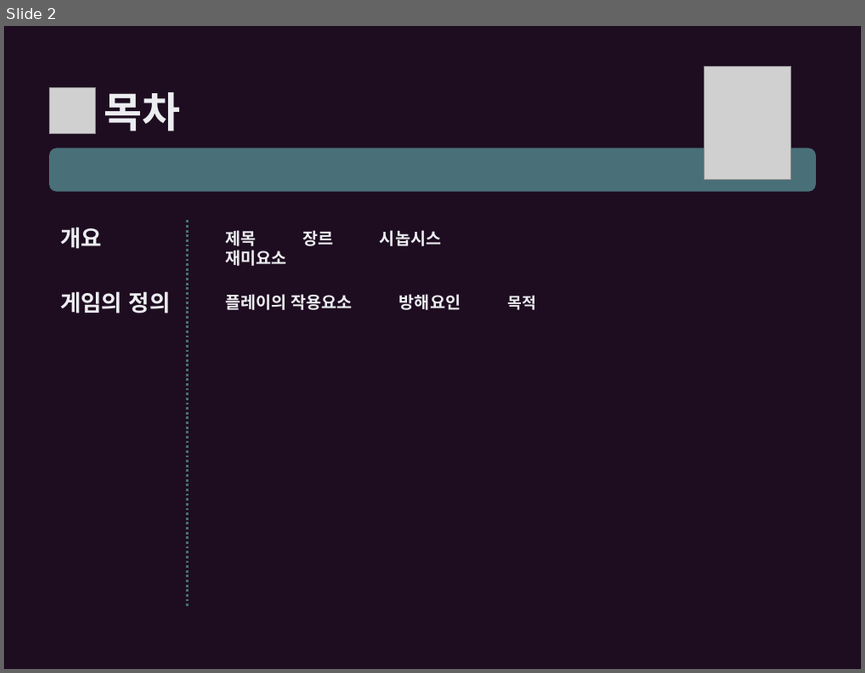
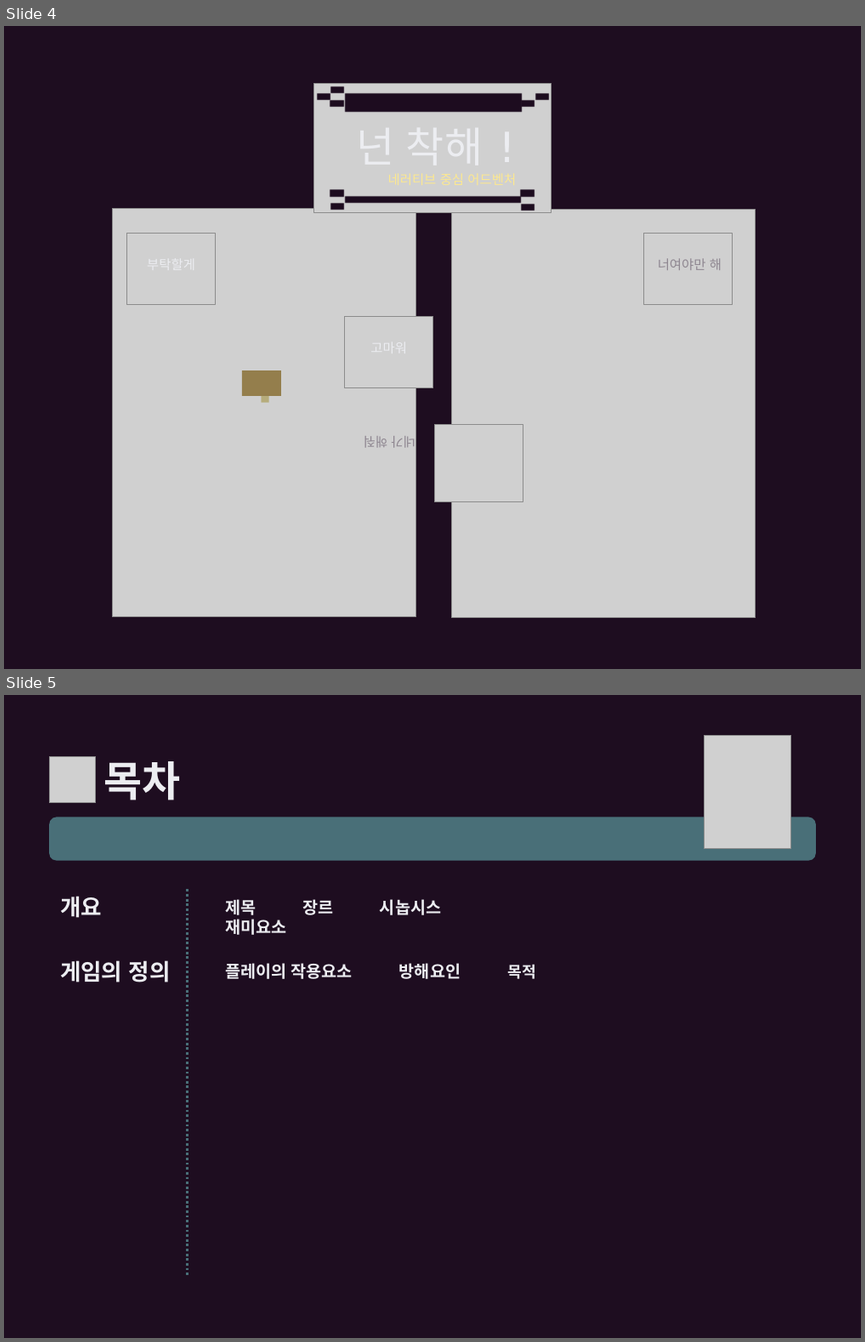
Before and after one commit to ysooj/Gihoek, a slide deck: reference_copying.pptx. Shown one above the other, each under a label of ours: slide 2 before the commit, slides 4 and 5 after it. The pictures are 865x673 and 865x1342 pixels, drawn with LibreOffice and Linux fonts; fonts in the diff are those of the drawing; grey boxes stand for pictures. Boxes give left, top, right and bottom in pixels: in the first picture for what was removed or moved away, otherwise in the second. Text is boxed around its words. In the diff, an @@ line names an element or a change of style, - is before the commit and + after.

```diff
--- a/reference_copying.pptx
+++ b/reference_copying.pptx
@@ slide 4 added at <box>4,26,861,669</box>, background #1E0D20 @@
@@ picture added at <box>314,84,551,213</box> @@
@@ rectangle added at <box>316,93,330,101</box>, fill #1E0D20 @@
@@ rectangle added at <box>330,100,344,108</box>, fill #1E0D20 @@
@@ rectangle added at <box>330,86,345,94</box>, fill #1E0D20 @@
@@ rectangle added at <box>344,93,522,112</box>, fill #1E0D20 @@
@@ rectangle added at <box>520,100,534,108</box>, fill #1E0D20 @@
@@ rectangle added at <box>535,93,550,101</box>, fill #1E0D20 @@
@@ rectangle added at <box>330,189,344,197</box>, fill #1E0D20 @@
@@ rectangle added at <box>330,203,345,210</box>, fill #1E0D20 @@
@@ rectangle added at <box>345,196,522,204</box>, fill #1E0D20 @@
@@ rectangle added at <box>520,189,534,197</box>, fill #1E0D20 @@
@@ rectangle added at <box>521,203,535,210</box>, fill #1E0D20 @@
@@ picture added at <box>113,209,416,617</box> @@
@@ picture added at <box>452,210,755,618</box> @@
@@ picture added at <box>126,233,215,305</box> @@
@@ picture added at <box>644,233,732,305</box> @@
@@ text added at <box>658,258,721,270</box>, 11 pt, text #8E8690 @@
+너여야만 해
@@ picture added at <box>344,317,432,388</box> @@
@@ rectangle added at <box>242,370,282,396</box>, fill #947E4C @@
@@ rectangle added at <box>261,395,268,403</box>, fill #B7AD7C @@
@@ picture added at <box>434,424,522,501</box> @@
@@ text added at <box>364,436,415,448</box>, 11 pt, text #8E8690 @@
+네가 해줘
@@ what was slide 2 is now slide 5 @@
```
Also in this commit, not shown: 3 slides changed, 2 other slides added, 22 other files.
